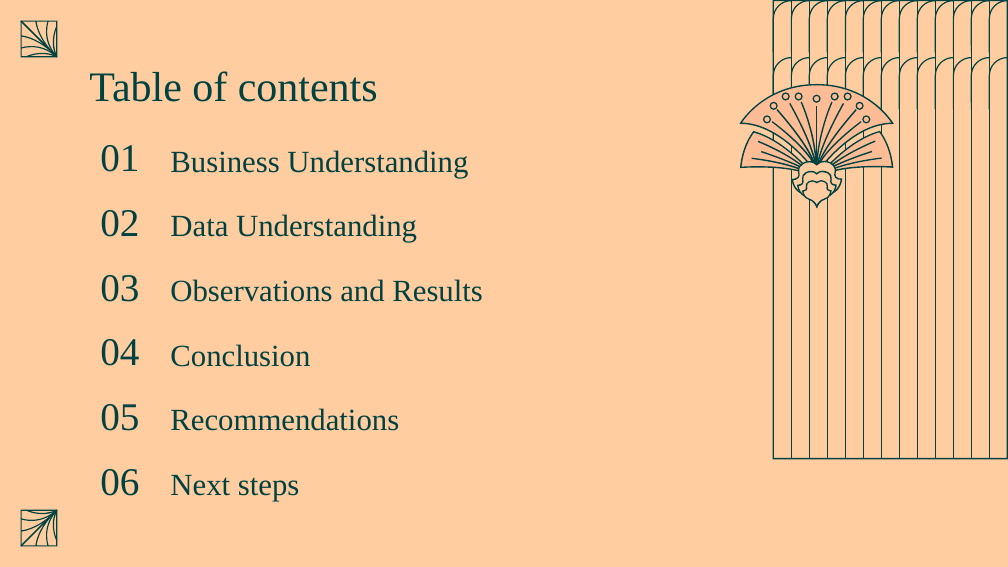
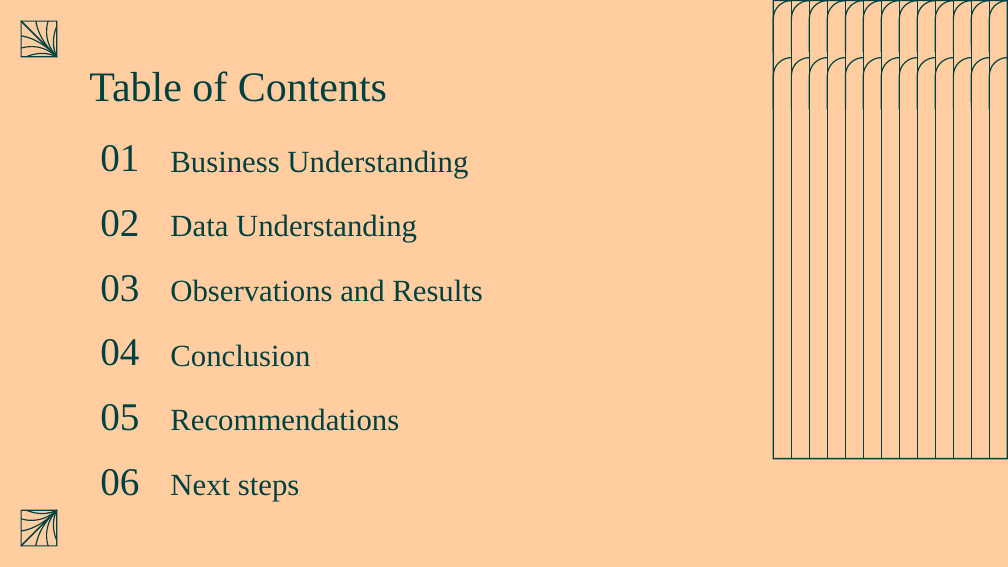
Before and after one commit to Eva-Claire/streamflix_recommender_system, a slide deck: slide 2 of streamflix_recommendation_system.pptx. Drawn at 1008x567 pixels with LibreOffice and Linux fonts; fonts in the diff are those of the drawing; background and template pictures are left out. Boxes give left, top, right and bottom in pixels: in the first picture for what was removed or moved away, otherwise in the second. Text is boxed around its words. In the diff, an @@ line names an element or a change of style, - is before the commit and + after.

```diff
--- a/streamflix_recommendation_system.pptx
+++ b/streamflix_recommendation_system.pptx
@@ title at [89,71,387,102]: text changed @@
-Table of contents
+Table of Contents
@@ group removed at [740,84,894,209]: 37 freeform shapes @@
```
Also in this commit, not shown: 7 other slides changed, 1 slide added, 1 slide removed.
